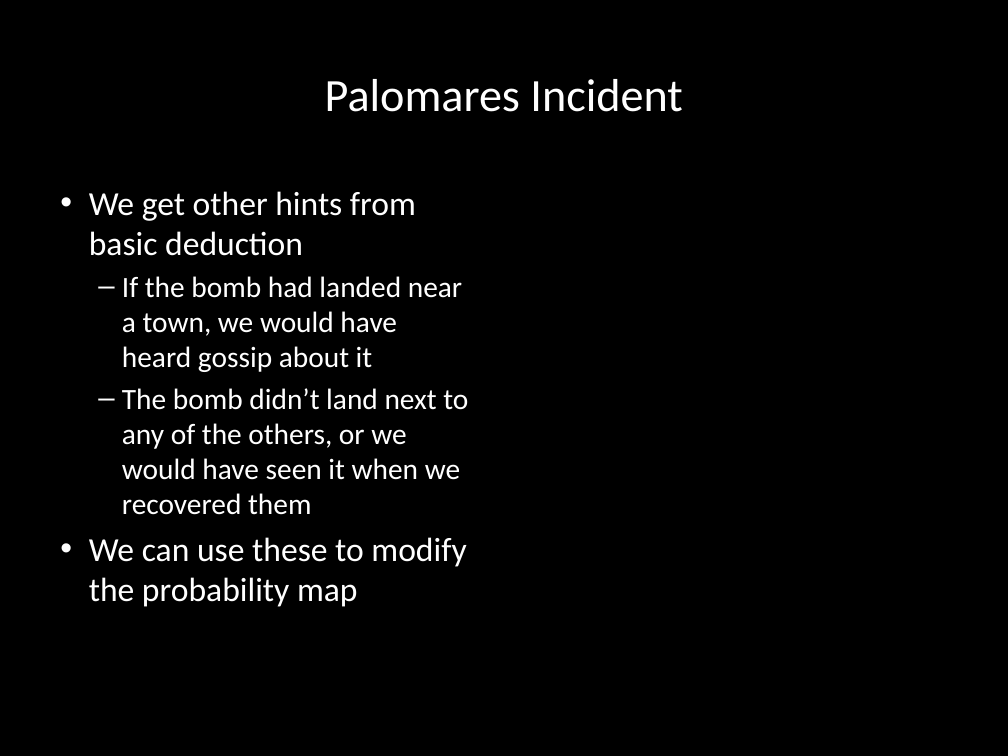
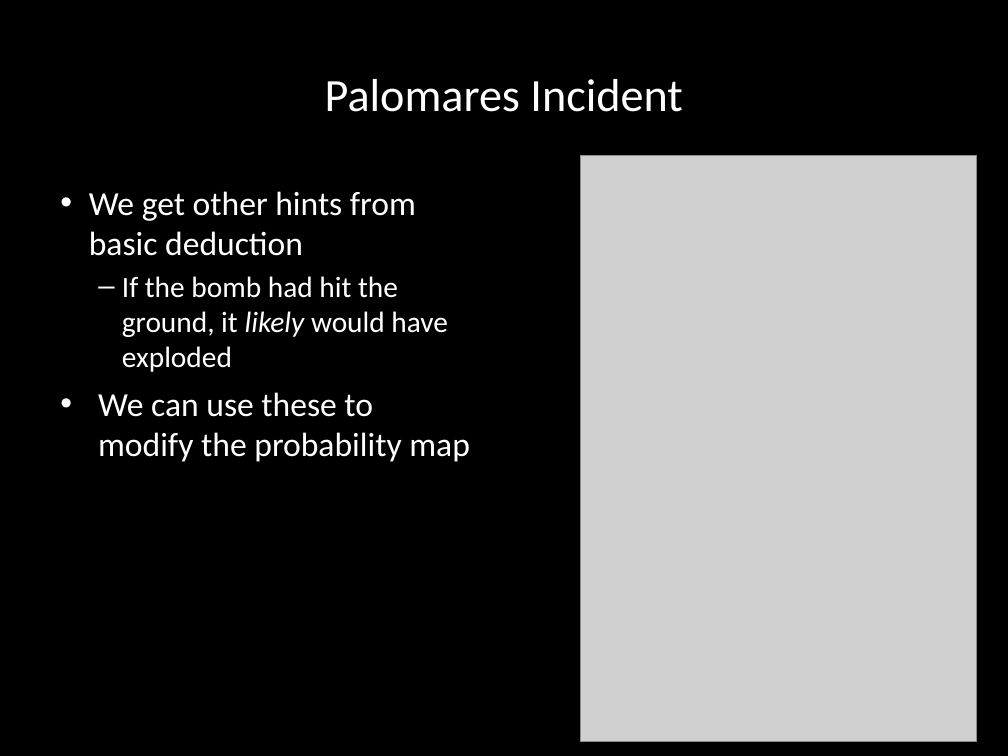
Before and after one commit to carlosgj/FRC-Training, a slide deck: slide 8 of Bayes.pptx. Drawn at 1008x756 pixels with LibreOffice and Linux fonts; fonts in the diff are those of the drawing; grey boxes stand for pictures; background and template pictures are left out. Boxes give left, top, right and bottom in pixels: in the first picture for what was removed or moved away, otherwise in the second. Text is boxed around its words. In the diff, an @@ line names an element or a change of style, - is before the commit and + after.

```diff
--- a/Bayes.pptx
+++ b/Bayes.pptx
@@ picture added at bbox=[581, 155, 977, 742] @@
@@ picture added at bbox=[588, 156, 972, 735] @@
@@ text at bbox=[122, 276, 448, 372]: text changed @@
-  – If the bomb had landed near a town, we would have heard gossip about it
-  – The bomb didn’t land next to any of the others, or we would have seen it when we recovered them
-• We can use these to modify the probability map
+  – If the bomb had hit the ground, it likely would have exploded
@@ text added at bbox=[98, 392, 470, 462], 24 pt, text #FFFFFF @@
+• We can use these to modify the probability map
```
Also in this commit, not shown: 1 other slide changed, 4 slides added.
